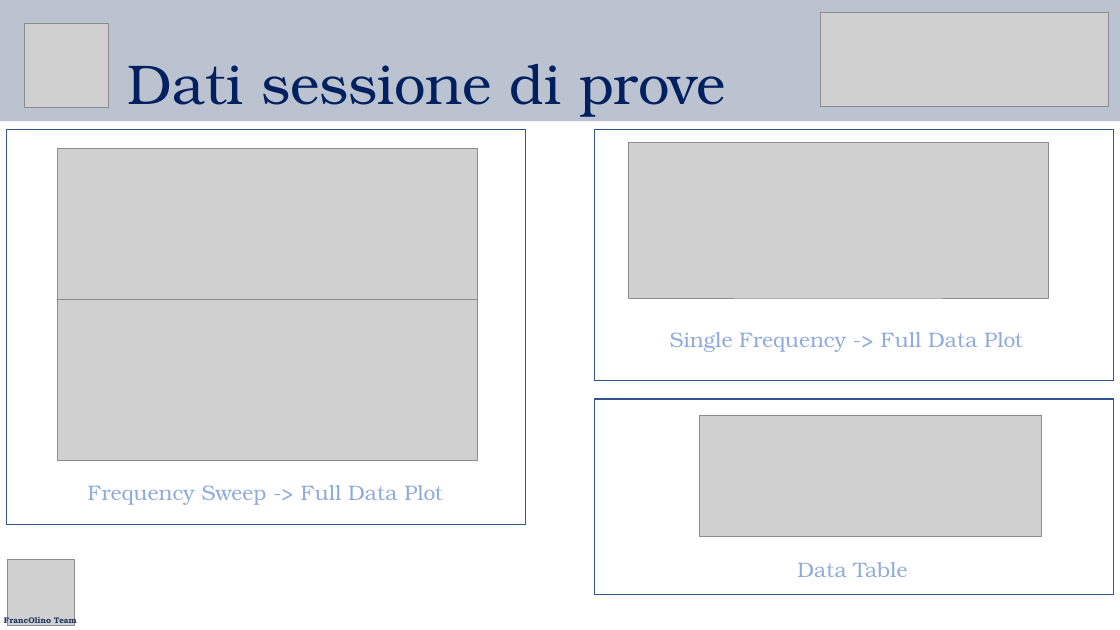
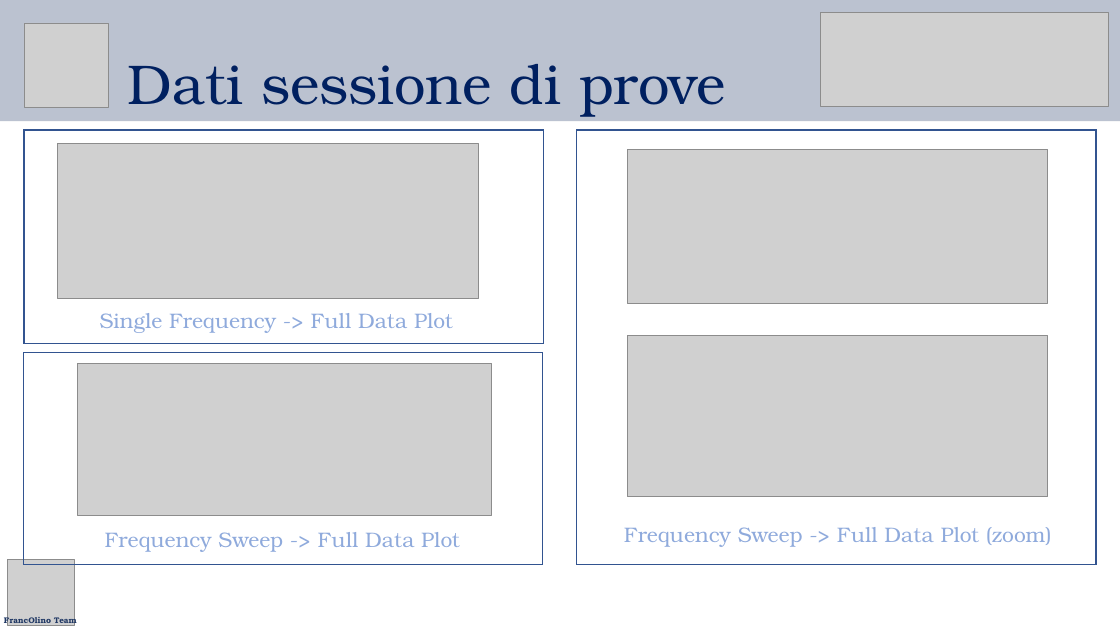
Before and after one commit to g0vann/IMSI_Project, a slide deck: slide 22 of Documentazione/Presentazione_animated.pptx. Drawn at 1120x630 pixels with LibreOffice and Linux fonts; fonts in the diff are those of the drawing; grey boxes stand for pictures. Boxes give left, top, right and bottom in pixels: in the first picture for what was removed or moved away, otherwise in the second. Text is boxed around its words. In the diff, an @@ line names an element or a change of style, - is before the commit and + after.

```diff
--- a/Documentazione/Presentazione_animated.pptx
+++ b/Documentazione/Presentazione_animated.pptx
@@ rectangle resized from (x1=594, y1=129, x2=1113, y2=381) to (x1=24, y1=130, x2=544, y2=344) @@
@@ picture moved from (x1=628, y1=143, x2=1049, y2=298) to (x1=58, y1=143, x2=478, y2=299) @@
@@ rectangle resized from (x1=7, y1=129, x2=526, y2=524) to (x1=576, y1=130, x2=1096, y2=565) @@
@@ picture moved from (x1=57, y1=149, x2=477, y2=303) to (x1=628, y1=150, x2=1048, y2=304) @@
@@ text "Single Frequency -> Full Data ..." moved from (x1=670, y1=332, x2=1023, y2=352) to (x1=100, y1=313, x2=453, y2=333) @@
@@ rectangle resized from (x1=594, y1=399, x2=1113, y2=594) to (x1=24, y1=352, x2=543, y2=565) @@
@@ picture moved from (x1=57, y1=299, x2=477, y2=460) to (x1=628, y1=335, x2=1048, y2=497) @@
@@ picture added at (x1=77, y1=363, x2=492, y2=515) @@
@@ picture removed at (x1=700, y1=415, x2=1041, y2=536) @@
@@ text at (x1=105, y1=532, x2=460, y2=552): text changed @@
-Data Table
+Frequency Sweep -> Full Data Plot
@@ text at (x1=624, y1=527, x2=1052, y2=547): text changed @@
-Frequency Sweep -> Full Data Plot
+Frequency Sweep -> Full Data Plot (zoom)
```
Also in this commit, not shown: 19 other slides changed, 1 slide added, 5 other files.
